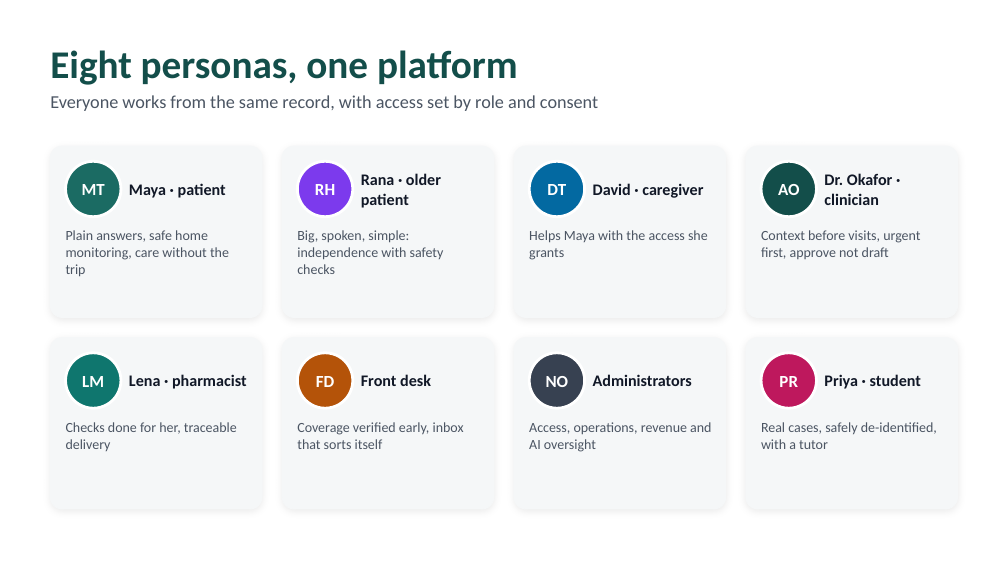
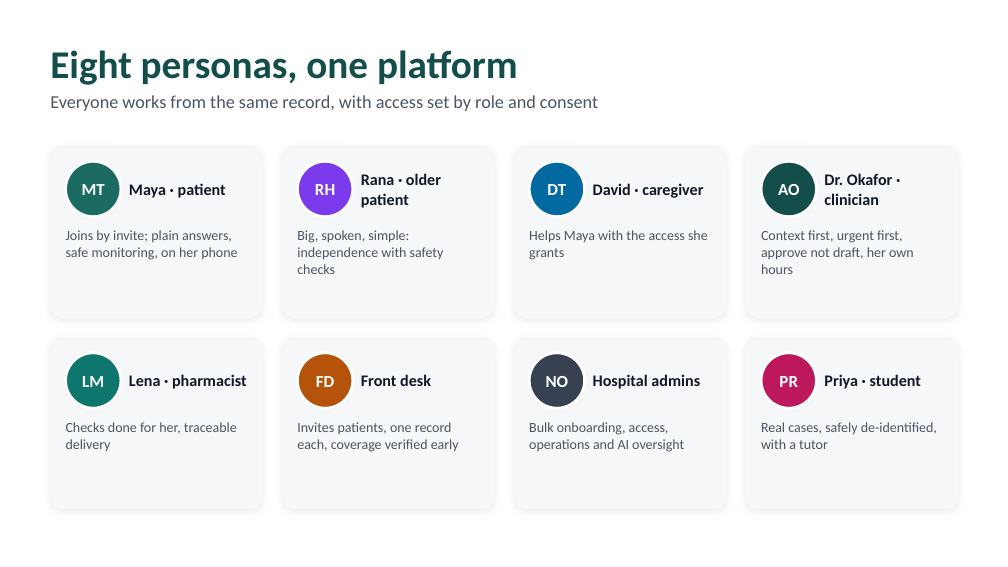
Before and after one commit to dilleeps/BioverseMyCare, a slide deck: slide 2 of docs/presentations/Bioverse-One-Personas.pptx. Drawn at 1008x567 pixels with LibreOffice and Linux fonts; fonts in the diff are those of the drawing. Boxes give left, top, right and bottom in pixels: in the first picture for what was removed or moved away, otherwise in the second. Text is boxed around its words. In the diff, an @@ line names an element or a change of style, - is before the commit and + after.

```diff
--- a/docs/presentations/Bioverse-One-Personas.pptx
+++ b/docs/presentations/Bioverse-One-Personas.pptx
@@ text at [66,230,237,260]: text changed @@
-Plain answers, safe home monitoring, care without the trip
+Joins by invite; plain answers, safe monitoring, on her phone
@@ text at [761,230,914,274]: text changed @@
-Context before visits, urgent first, approve not draft
+Context first, urgent first, approve not draft, her own hours
@@ text at [593,374,700,389]: text changed @@
-Administrators
+Hospital admins
@@ text at [297,422,459,452]: text changed @@
-Coverage verified early, inbox that sorts itself
+Invites patients, one record each, coverage verified early
@@ text at [529,422,684,452]: text changed @@
-Access, operations, revenue and AI oversight
+Bulk onboarding, access, operations and AI oversight
```
Also in this commit, not shown: 13 other slides changed, 2 slides added.
